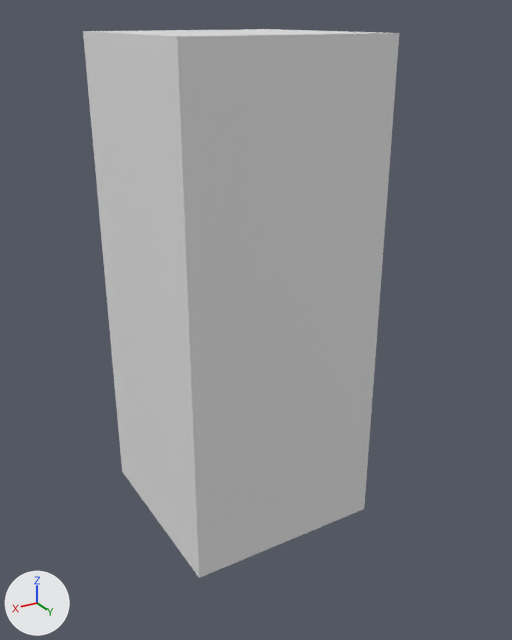
The FBX model modelaje/blocking_assets/m_gashapones_mini.fbx: old version first, new version second.
Camera for both pictures: a 50 mm camera at (0.809, 1.444, 1.231) aimed at (-0.005, 0.087, 0.552). Arrows for +X, +Y and +Z are at lower left; the lights stay in place. Where no turn or scale is listed for an object, it has been applied to the vertices.

The scene before the commit, as lines of its bpy script (objects in view):
```python
me_cube_028 = bpy.data.meshes.new('Cube.028')
me_cube_028.from_pydata(...)  # a box spanning x -0.25..0.25, y -0.25..0.25, z 0.001..1.197
ob_gashapones_mini = bpy.data.objects.new('gashapones_mini', me_cube_028)
ob_gashapones_mini.location = (0.0, 0.0, 0.0)
```
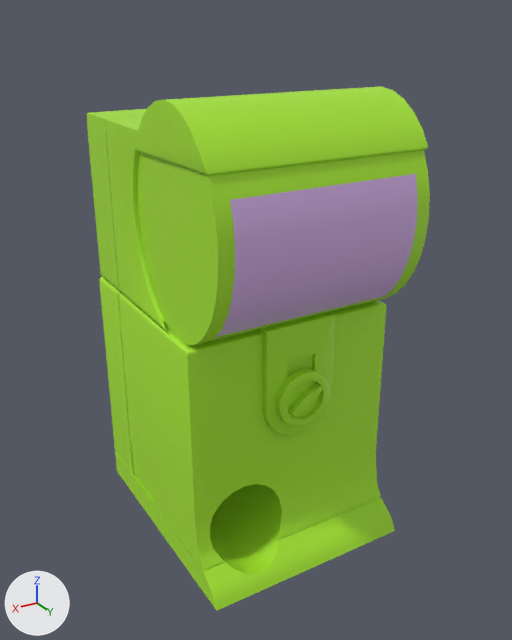
Boxes (x1, y1, x2, y2) around the edits, measured in the pictures (512 x 640 px):
```json
{"object": "gashapones_mini", "change": "reshaped, turned", "before": [83, 29, 399, 578], "after": [87, 86, 430, 611]}
{"object": "gashapones_mini.001", "change": "added", "after": [217, 174, 418, 337], "on screen": "purple"}
```

The change, as JSON lines over the scene's bpy script:
```json
{"op": "add", "block": "mat_material_007", "code": ["mat_material_007 = principled_material('Material.007')", "mat_material_007.base_color = (0.389, 0.801, 0.026)  # green #a8e72d"]}
{"op": "add", "block": "mat_material_006", "code": ["mat_material_006 = principled_material('Material.006')", "mat_material_006.base_color = (0.658, 0.434, 0.8)  # purple #d4b0e7"]}
{"block": "me_cube_028", "where": "# used by ob_gashapones_mini; location = (0.0, 0.0, 0.0)"}
{"op": "remove", "block": "me_cube_028", "code": "me_cube_028.from_pydata(...)  # 8 vertices, 6 faces; spans x -0.25..0.25, y -0.25..0.25, z 0.001..1.197"}
{"op": "add", "block": "me_cube_028", "code": "me_cube_028.from_pydata(...)  # 928 vertices, 941 faces; spans x -0.262..0.384, y 0.0..1.089, z -0.262..0.262"}
{"block": "me_cube_028", "change": "me_cube_028 part 1: 8 vertices removed from x -0.25..0.25, y -0.25..0.25, z 0.001..1.197; 928 vertices added at x -0.262..0.384, y 0.0..1.089, z -0.262..0.262"}
{"op": "add", "block": "me_cube_028", "code": "me_cube_028.materials.append(mat_material_007)  # green #a8e72d"}
{"op": "add", "block": "me_cylinder_021", "code": ["me_cylinder_021 = bpy.data.meshes.new('Cylinder.021')", "me_cylinder_021.from_pydata([(-0.216, 0.369, 0.933), (0.216, 0.369, 0.933), (-0.216, 0.38, 0.889), (0.216, 0.38, 0.889), (-0.216, 0.384, 0.842), (0.216, 0.384, 0.842), (-0.216, 0.381, 0.796), (0.216, 0.381, 0.796), (-0.216, 0.371, 0.751), (0.216, 0.371, 0.751), (-0.216, 0.354, 0.709), (0.216, 0.354, 0.709), (-0.216, 0.331, 0.673), (0.216, 0.331, 0.673), (-0.216, 0.303, 0.644), (0.216, 0.303, 0.644)], [], [(0, 1, 3, 2), (2, 3, 5, 4), (4, 5, 7, 6), (6, 7, 9, 8), (8, 9, 11, 10), (10, 11, 13, 12), (12, 13, 15, 14)])", "me_cylinder_021.materials.append(mat_material_006)  # purple #d4b0e7"]}
{"op": "set", "path": "ob_gashapones_mini.rotation_euler", "old": "(0.0, 0.0, 0.0)", "new": "(1.571, 0.0, 1.571)", "note": "degrees (0, 0, 0) -> degrees (90, 0, 90)"}
{"op": "add", "block": "ob_gashapones_mini_001", "code": ["ob_gashapones_mini_001 = bpy.data.objects.new('gashapones_mini.001', me_cylinder_021)", "ob_gashapones_mini_001.location = (0.0, 0.0, 0.0)"]}
```
